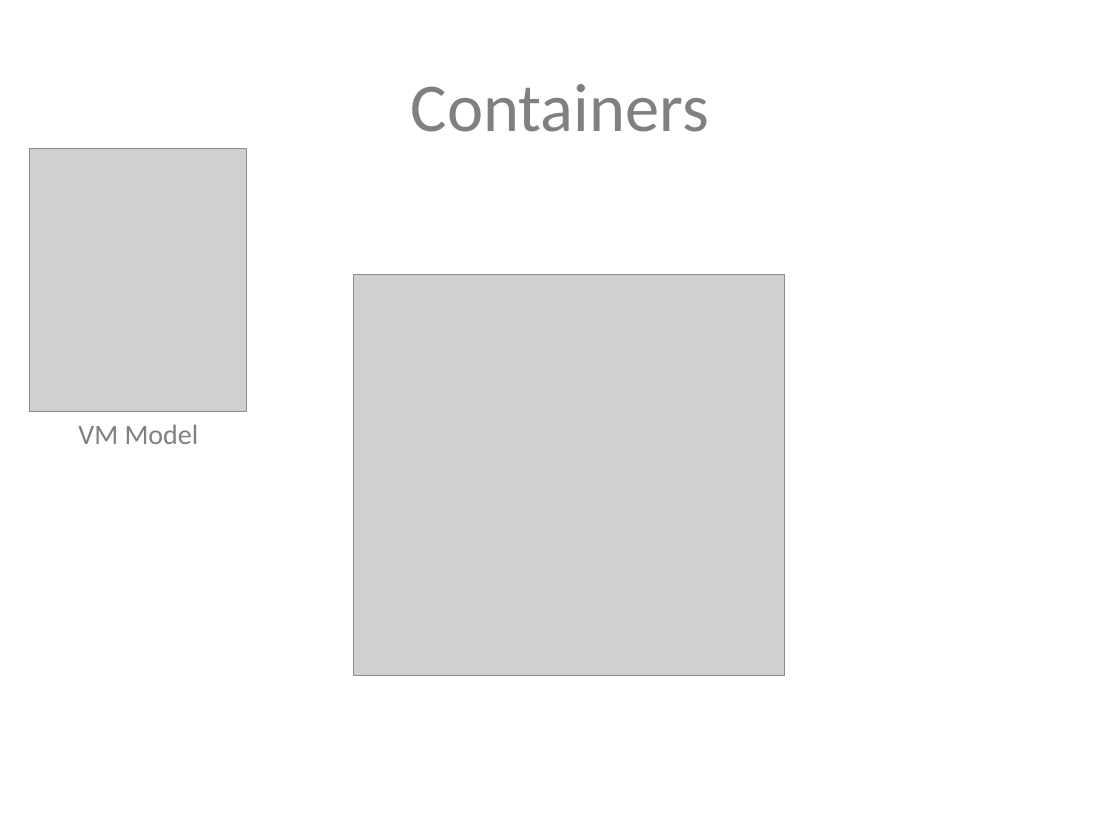
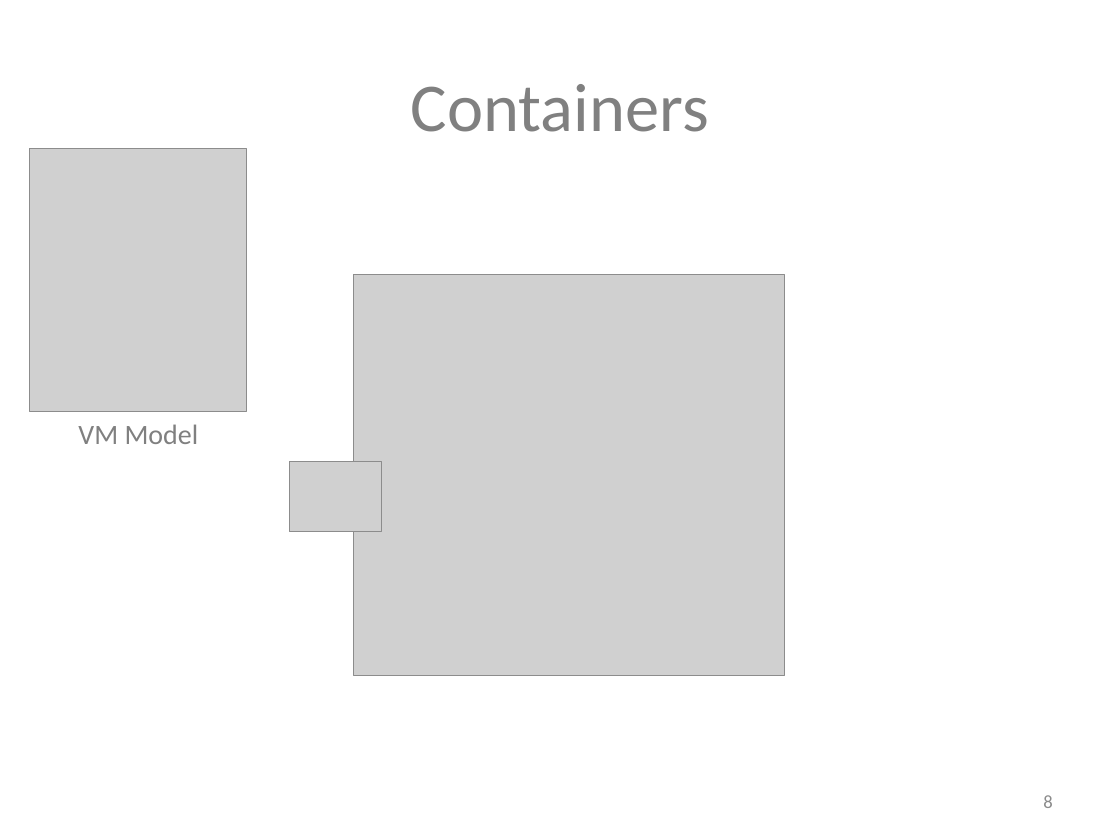
Before and after one commit to suman-d/DO-Assignment, a slide deck: slide 8 of Docker Fundamentals.pptx. Drawn at 1120x840 pixels with LibreOffice and Linux fonts; fonts in the diff are those of the drawing; grey boxes stand for pictures. Boxes give left, top, right and bottom in pixels: in the first picture for what was removed or moved away, otherwise in the second. Text is boxed around its words. In the diff, an @@ line names an element or a change of style, - is before the commit and + after.

```diff
--- a/Docker Fundamentals.pptx
+++ b/Docker Fundamentals.pptx
@@ picture added at [289,461,382,532] @@
@@ page number added at [1043,795,1052,808], 12 pt, text #8C8C8C @@
+8
```
Also in this commit, not shown: 15 other slides changed, 2 slides added, 8 slides removed.
